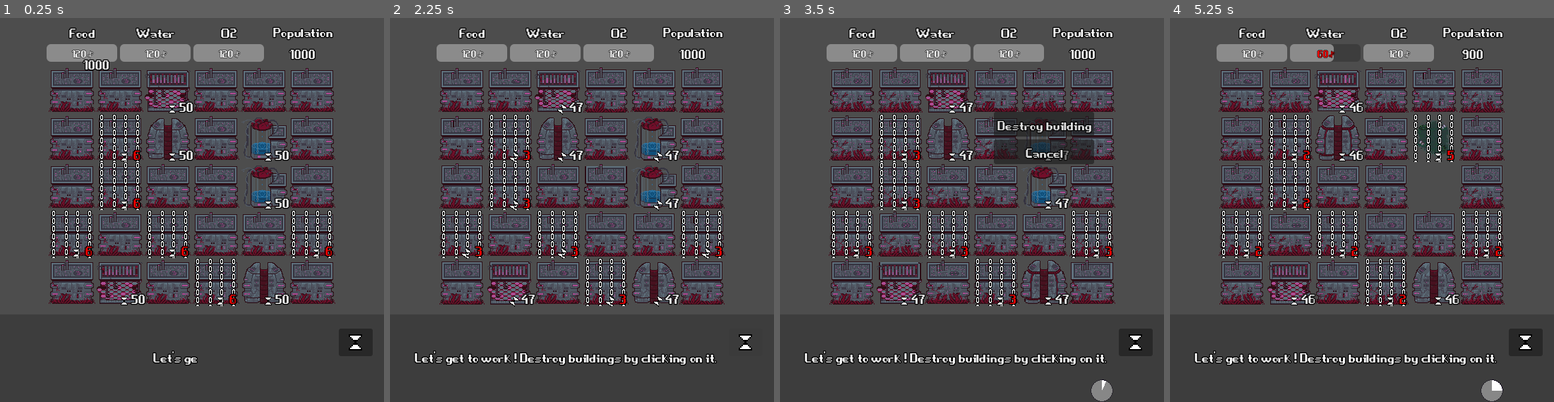
Above: before the commit, frames 1-4 (left to right).
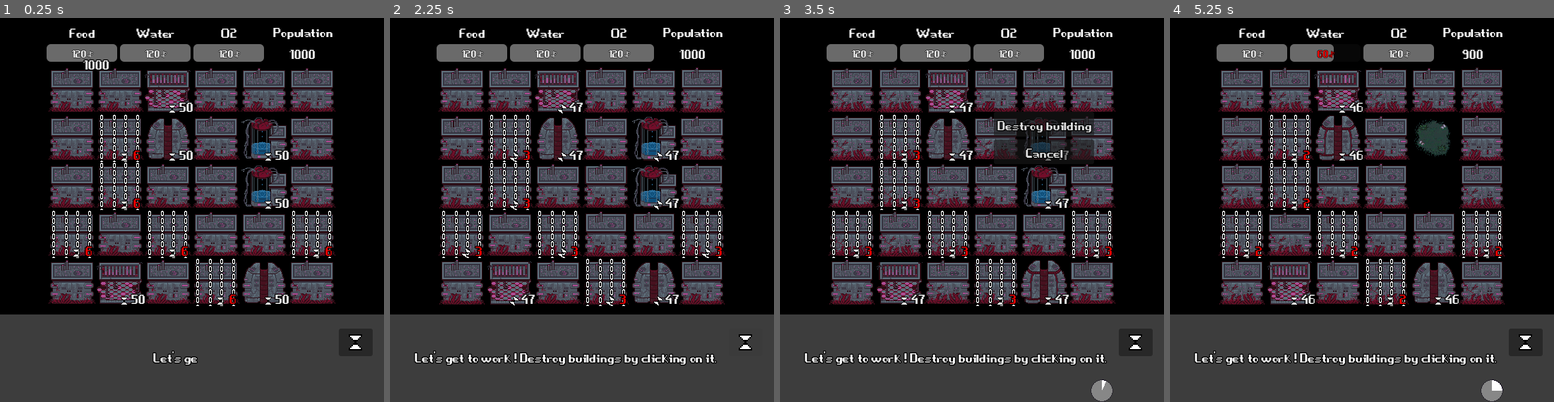
Above: after the commit, the same moments.

Repository: angeldustjdr/godot-wild-jam-2023
Game: Godot game, scene res://Main.tscn
Same seed, same stepped clock (60 frames per second), same inputs: the game is played once before the commit and once after it.
Inputs (mouse positions are in pixels of both pictures, inside the frame that each line leads up to):
- Up to frame 1 (0.25 s): no input
- Up to frame 2 (2.25 s): click (747, 340) at 0.5 s; click (747, 340) at 1.25 s; click (747, 340) at 2 s
- Up to frame 3 (3.5 s): tap Enter (ui_accept) at 2.75, 3.02 s; move the mouse to (1044, 137) at 2.77 s; click (1044, 137) at 2.92 s
- Up to frame 4 (5.25 s): click "Destroy building" at 3.5 s; move the mouse to (1434, 186) at 4.27 s; click (1434, 186) at 4.42 s; tap Enter (ui_accept) at 4.52 s; click "Destroy building" at 5 s

The runs differ from the first frame. In frame 1, 40% of the frame differs, in the area x 0-100%, y 0-78%; in frame 2, 41%; in frame 3, 41%; in frame 4, 42%.

Commit message:
black bg

Diff:
--- a/Main.tscn
+++ b/Main.tscn
@@ -13,6 +13,16 @@
 
 [node name="Main" type="Node2D"]
 script = ExtResource("1_k1vvl")
+
+[node name="ColorRect" type="ColorRect" parent="."]
+anchors_preset = 15
+anchor_right = 1.0
+anchor_bottom = 1.0
+offset_right = 544.0
+offset_bottom = 544.0
+grow_horizontal = 2
+grow_vertical = 2
+color = Color(0, 0, 0, 1)
 
 [node name="Grid" type="Node2D" parent="."]
 position = Vector2(68, 68)
--- a/scene/Empty.tscn
+++ b/scene/Empty.tscn
@@ -18,6 +18,7 @@
 script = ExtResource("2_mvp6a")
 description = "An empty space."
 playIdle = false
+locakable = false
 outcomeAllowed = false
 
 [node name="Sprite" parent="." index="0"]
